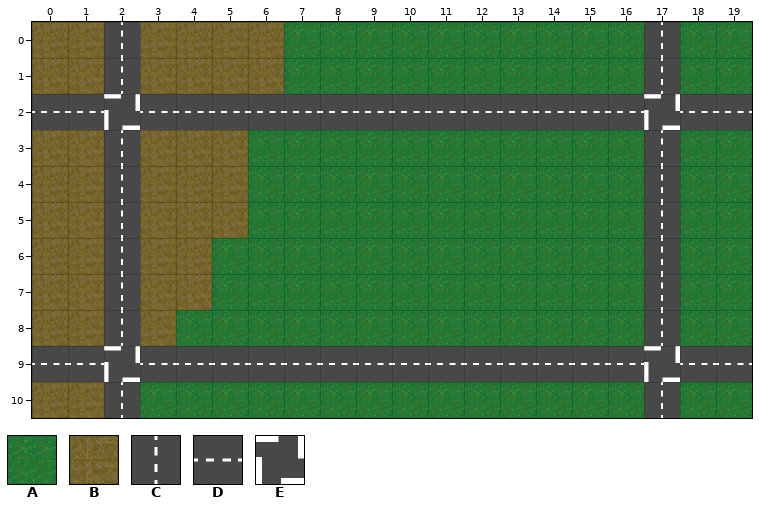
Two versions of a level (Tiled map, static/assets/level.tmx). The picture above was drawn from the file before the commit.
Cells are 64x64 px. Shown: x 0..19, y 0..10.
Key: from "spritesheet": A 1, B 2, C 3, D 4, E 5.
_ is an empty cell, # one hidden under a higher layer.
Layer "Ground" before, first column x 0:
 0 BB#BBBBAAAAAAAAAA#AA
 1 BB#BBBBAAAAAAAAAA#AA
 2 ####################
 3 BB#BBBAAAAAAAAAAA#AA
 4 BB#BBBAAAAAAAAAAA#AA
 5 BB#BBBAAAAAAAAAAA#AA
 6 BB#BBAAAAAAAAAAAA#AA
 7 BB#BBAAAAAAAAAAAA#AA
 8 BB#BAAAAAAAAAAAAA#AA
 9 ####################
10 BB#AAAAAAAAAAAAAA#AA
Layer "Roads" before, first column x 0:
 0 __C______________C__
 1 __C______________C__
 2 DDEDDDDDDDDDDDDDDEDD
 3 __C______________C__
 4 __C______________C__
 5 __C______________C__
 6 __C______________C__
 7 __C______________C__
 8 __C______________C__
 9 DDEDDDDDDDDDDDDDDEDD
10 __C______________C__
Now the later version:
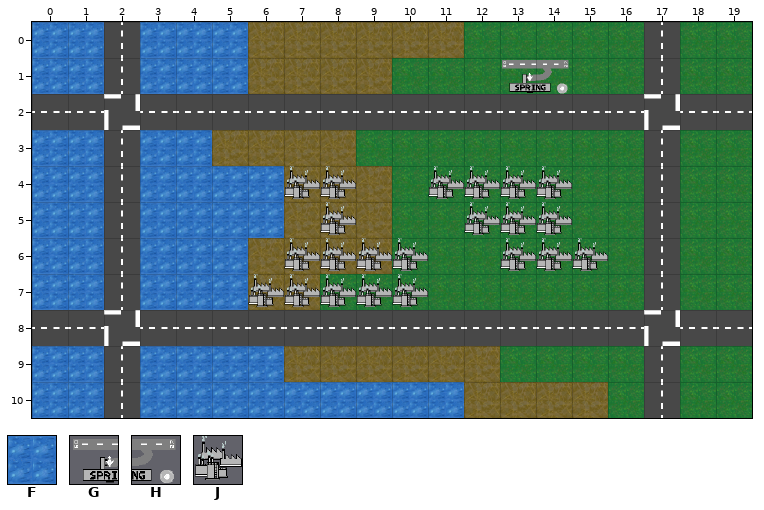
Further tiles: from "spritesheet": F 0, G 60, H 61, J 62.
Changes in this commit:
Layer "Ground":
Tile A gives way to one hidden under a higher layer in row 8 at x 4 to 8.
Tile B gives way to one hidden under a higher layer in row 8 at x 0 to 1 and 3.
The author put tile B in row 9 at x 7 to 12.
Tile A becomes tile B in row 0 at x 7 to 11; in row 1 at x 7 to 9; in row 3 at x 6 to 8; in rows 4 to 5 at x 7 to 9; in row 6 at x 6 to 9; in row 7 at x 6 to 7.
Tile A becomes tile B in row 10 at x 12 to 15.
The author put tile F in row 9 at x 0 to 1 and 3 to 6.
Tile A becomes tile F in rows 4 to 5 at x 6; in rows 6 to 7 at x 5; in row 10 at x 3 to 11.
Tile B becomes tile F in rows 0 to 1 at x 0 to 1 and 3 to 5; in row 3 at x 0 to 1 and 3 to 4; in rows 4 to 5 at x 0 to 1 and 3 to 5; in rows 6 to 7 at x 0 to 1 and 3 to 4; in row 10 at x 0 to 1.
Layer "Roads":
Tile E becomes tile C in row 9 at x 2 and 17.
The author put tile D in row 8 at x 0 to 1, 3 to 16 and 18 to 19.
Tile C becomes tile E in row 8 at x 2 and 17.
The author put tile G in row 1 at x 13.
The author put tile H in row 1 at x 14.
The author put tile J in row 4 at x 7 to 8 and 11 to 14; in row 5 at x 8 and 12 to 14; in row 6 at x 7 to 10 and 13 to 15; in row 7 at x 6 to 10.
Tile D is removed in row 9 at x 0 to 1, 3 to 16 and 18 to 19.
Where, in picture pixels (left, top, right, bottom), the same in both pictures:
changed: (32, 22, 104, 94)
changed: (140, 22, 248, 94)
changed: (284, 22, 464, 94)
added: (502, 60, 569, 94)
changed: (32, 130, 752, 418)
